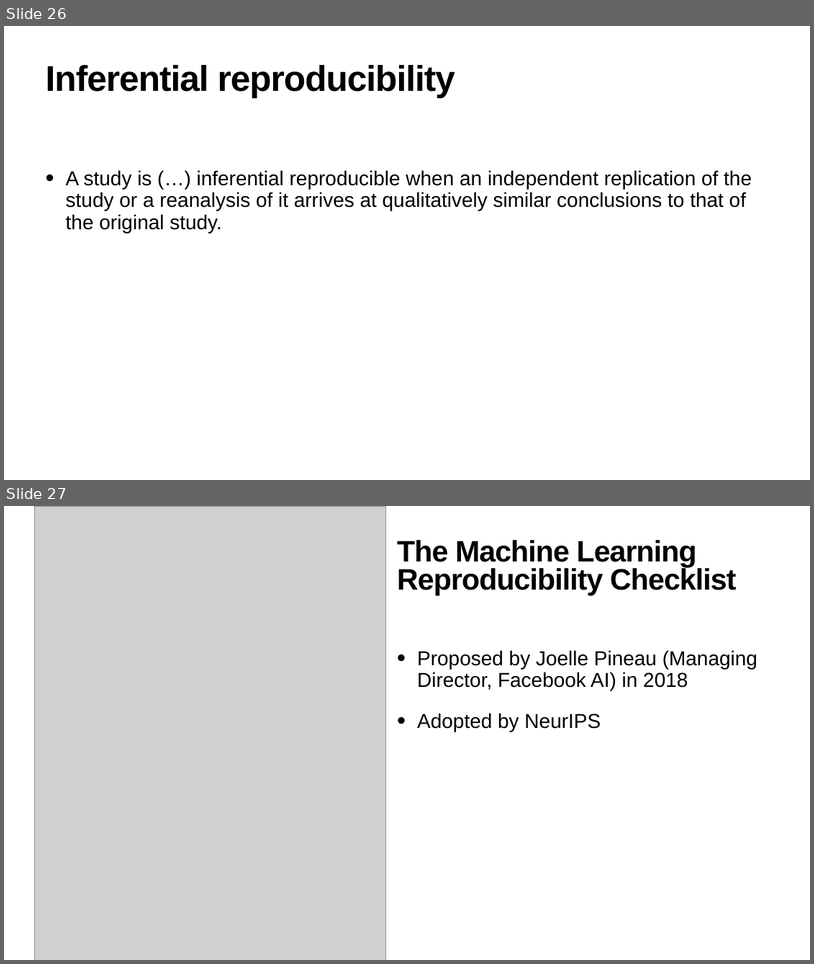
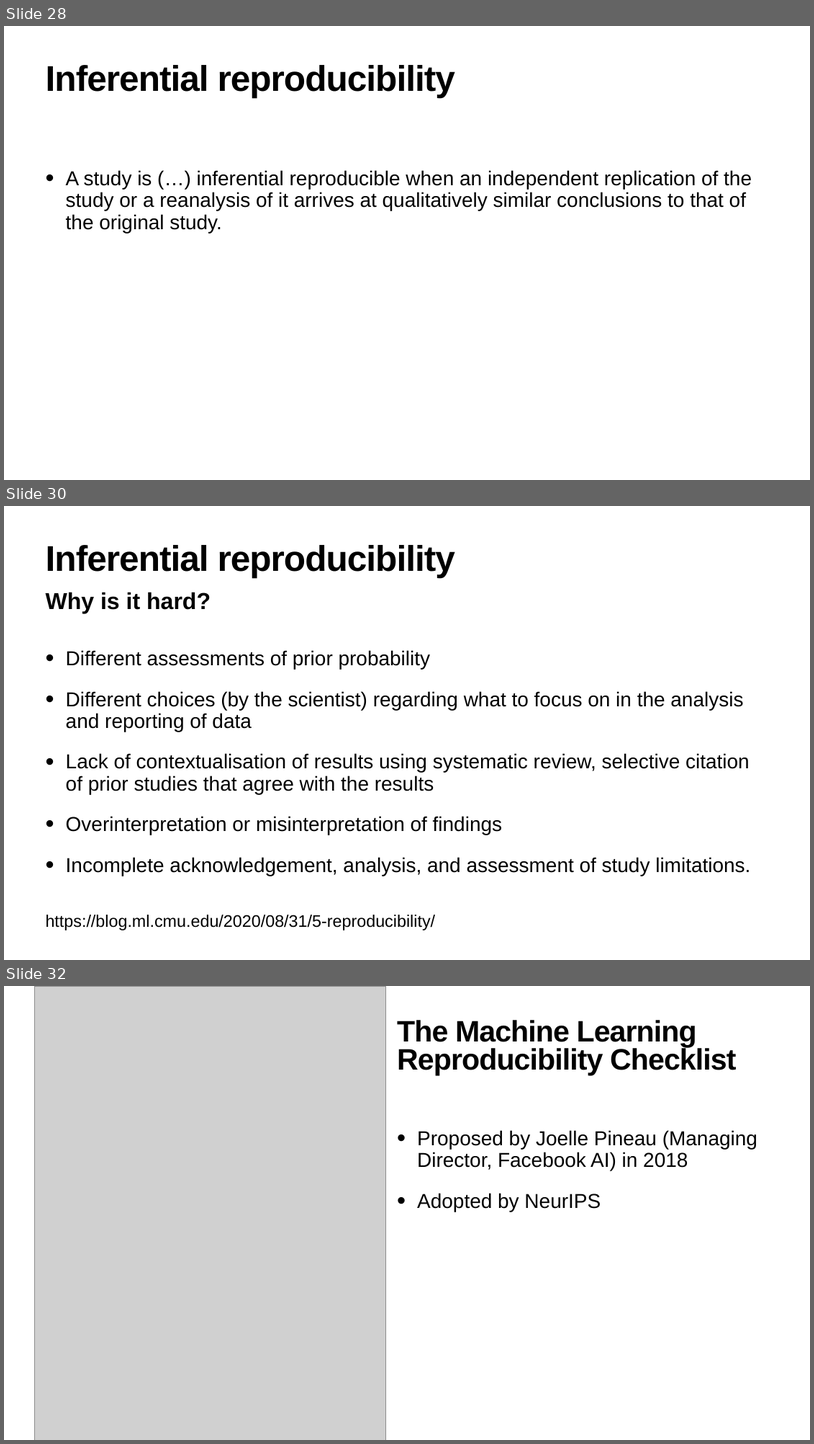
Before and after one commit to hanveiga/amld-2021-repML, a slide deck: slides/03_Reproducible_Scientific_ML.pptx. Shown one above the other, each under a label of ours: slides 26 and 27 before the commit, slides 28, 30 and 32 after it; the slides between them are not shown. The pictures are 814x964 and 814x1444 pixels, drawn with LibreOffice and Linux fonts; fonts in the diff are those of the drawing; grey boxes stand for pictures. Boxes give left, top, right and bottom in pixels: in the first picture for what was removed or moved away, otherwise in the second. Text is boxed around its words. In the diff, an @@ line names an element or a change of style, - is before the commit and + after.

```diff
--- a/slides/03_Reproducible_Scientific_ML.pptx
+++ b/slides/03_Reproducible_Scientific_ML.pptx
@@ slide 30 added at [4,506,810,960], background #FFFFFF @@
@@ title added at [46,545,455,577], 85 pt, text #000000, bold @@
+Inferential reproducibility
@@ text added at [46,592,211,613], 55 pt, text #000000, bold @@
+Why is it hard?
@@ text added at [66,650,751,875], 48 pt, text #000000 @@
+• Different assessments of prior probability
+• Different choices (by the scientist) regarding what to focus on in the analysis and reporting of data
+• Lack of contextualisation of results using systematic review, selective citation of prior studies that agree with the results
+• Overinterpretation or misinterpretation of findings
+• Incomplete acknowledgement, analysis, and assessment of study limitations.
@@ text added at [46,914,436,930], 40 pt, text #000000 @@
+https://blog.ml.cmu.edu/2020/08/31/5-reproducibility/
@@ what was slide 26 is now slide 28 @@
@@ what was slide 27 is now slide 32 @@
```
Also in this commit, not shown: 5 slides changed, 4 other slides added.
